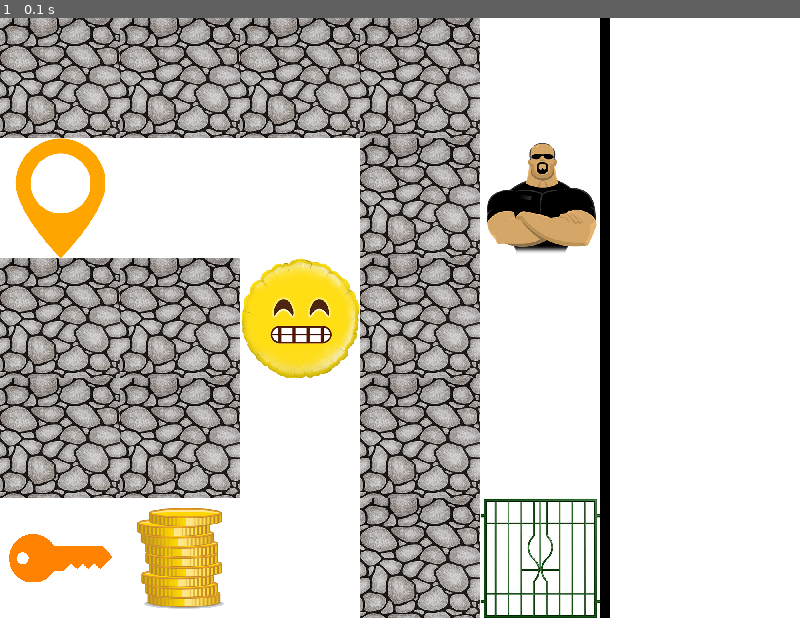
Above: before the commit, frame 1.
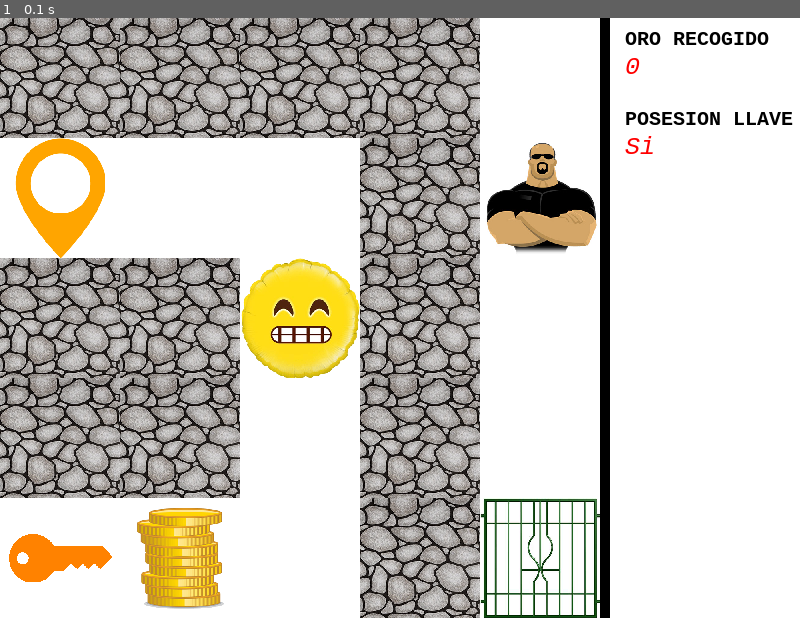
Above: after the commit, the same moment.

Repository: JavierVescio/Redes-UNLa
Game: pygame game, started from pygame/laberinto.py
Same seed, same stepped clock (60 frames per second), same inputs: the game is played once before the commit and once after it.
Inputs:
- Up to frame 1 (0.1 s): no input

The runs differ from the first frame. In frame 1, 0.6% of the frame differs, in the area x 78-100%, y 2-23%.

Commit message:
Muestra texto al usuario en cuanto a la cantidad de oro y llave recogido.

Diff:
--- a/pygame/laberinto.py
+++ b/pygame/laberinto.py
@@ -2,7 +2,7 @@
 
 import pygame
 import math
-from modulos import *
+from managerGeneral import *
 
 pygame.init()
 
@@ -49,6 +49,11 @@
 def blitImg(img,x,y):
     gameDisplay.blit(img,(x,y));
 
+def mostrarTexto(texto,color,x,y,tamanio=15,negrita=False,cursiva=False):
+    myfont = pygame.font.SysFont("monospace", tamanio, negrita, cursiva)
+    label = myfont.render(texto,1,color)
+    gameDisplay.blit(label,(x,y))
+
 def determinarImagenDelElemento(letraDelElemento):
     imagenes = [fueraImg,guardiaImg,llaveImg,oroImg,paredImg,entradaImg,salidaImg]
     letras = "FGLOPES"
@@ -78,9 +83,9 @@
         return colores[posicion]
 
 def main(dimensionDeUnaPosicion):
+    managerGeneral = ManagerGeneral()
+
     salirDelJuego = False
-
-    managerMovimientos = ManagerMovimientos();
 
     while not salirDelJuego:
         sentido = -1
@@ -103,7 +108,7 @@
                     #Derecha
                     sentido = 4
 
-                elementos = managerMovimientos.moverse(sentido)
+                elementos = managerGeneral.moverse(sentido)
 
         elementos = "PPPPCECCPGPPCPCPPCPCLOCPS"
         #elementos = "FFFFFFFPPPFFECCFFPPCFFPPC"
@@ -143,18 +148,25 @@
             columna = columna + 1
 
         #Trazo una linea vertical negra
-        gameDisplay.fill(negro,rect=[totalColFilDeMatrizCuadrada*dimensionDeUnaPosicion,0,10,screen_height])
+        ubicacionEnX = totalColFilDeMatrizCuadrada*dimensionDeUnaPosicion
+        gameDisplay.fill(negro,rect=[ubicacionEnX,0,10,screen_height])
+
+        #def mostrarTexto(texto,color,x,y,tamanio=15,negrita=False,cursiva=False):
+
+        posXTextos = ubicacionEnX+25
+        posYTextoOroRecodigo = 10
+        mostrarTexto("ORO RECOGIDO",negro,posXTextos,posYTextoOroRecodigo,20,True)
+        mostrarTexto(str(managerGeneral.oroRecogido),rojo,posXTextos,posYTextoOroRecodigo+25,25, False,True)
+
+        posYTextoOroRecodigo = posYTextoOroRecodigo + 80
+        mostrarTexto("POSESION LLAVE",negro,posXTextos,posYTextoOroRecodigo,20,True)
+        mostrarTexto(managerGeneral.decirSiTieneLaLlave(),rojo,posXTextos,posYTextoOroRecodigo+25,25,False,True)
+
         pygame.display.update()
 
-    #####Desconectarse del server aca#####
+    #####  Desconectarse del server  #####
     #>>>>                            <<<<#
     ######################################
     pygame.quit()
 
-"""
-managerProyectiles = ManagerProyectiles(width_s,110,lead+30);
-managerProyectiles.atacar = True;
-managerProyectiles.disparar()
-"""
-
 main(dimensionDeUnaPosicion)
--- /dev/null
+++ b/pygame/managerGeneral.py
@@ -0,0 +1,15 @@
+class ManagerGeneral():
+    def __init__(self):
+        self.llaveRecogida = True
+        self.oroRecogido = 0
+
+    def moverse(self,sentido):
+        elementos = ""
+        #elementos = Lo que el server responda
+        return elementos
+
+    def decirSiTieneLaLlave(self):
+        if (self.llaveRecogida):
+            return "Si"
+        else:
+            return "No"
--- a/pygame/modulos.py
+++ /dev/null
@@ -1,10 +0,0 @@
-import math
-
-class ManagerMovimientos():
-    def __init__(self):
-        inicialidado = True;
-
-    def moverse(self,sentido):
-        elementos = ""
-        #elementos = Lo que el server responda
-        return elementos
Not shown, removed: pygame/modulos.pyc
